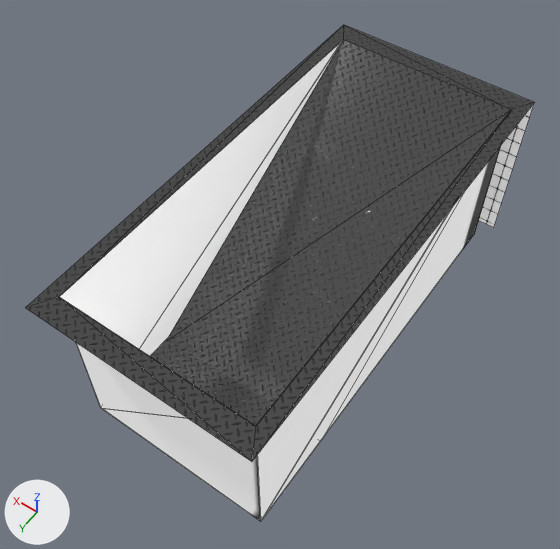
An edit to the glTF model game/Meshes/dice_box_spaceship.glb, drawn before and after from the same camera.
Both versions are drawn from a 50 mm lens placed at (-5.58, 8.74, 12.74), pointed at (0.3, 0.51, -0.19). The axes (+X, +Y, +Z) are drawn at lower left. The lights are the same throughout. Mesh edges are drawn as thin lines. Vertices at the same position are counted once.

The older version as bpy lines, for what is in view:
```python
me_cube_001 = bpy.data.meshes.new('Cube.001')
me_cube_001.from_pydata(...)  # 26 vertices, 24 faces; spans x -2.4..2.4, y -5.0..5.0, z -2.0..2.0
# faces by material slot: [14, 10]
me_cube_001.materials.append(mat_wallmaterial)
me_cube_001.materials.append(mat_slopematerial)
me_plane = bpy.data.meshes.new('Plane')
me_plane.from_pydata(...)  # 4 vertices, 2 faces; spans x -2.1..2.1, y -4.5..2.42, z -2.0..2.0
me_plane.materials.append(mat_slopematerial)
ob_boxslope_col = bpy.data.objects.new('BoxSlope-col', me_plane)
ob_boxslope_col.location = (0.0, 0.0, 0.0)
ob_dicebox_col = bpy.data.objects.new('DiceBox-col', me_cube_001)
ob_dicebox_col.location = (0.0, 0.0, 0.0)
```
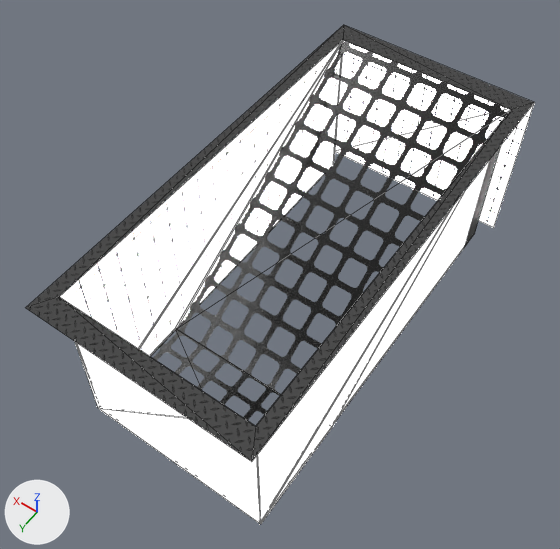
Commit message: Add metal grid floor material to spaceship env

Location of each change, (x1, y1, x2, y2) in pixels of the pictures (560 x 549 px):
'DiceBox-col', reshaped
    before: (26, 25, 535, 521)
    after: (26, 25, 535, 524)
'BoxSlope-col', recoloured, reshaped
    before: (168, 40, 511, 405)
    after: (177, 41, 508, 394)
part 1 of me_cube_001, built on
    before: (150, 338, 272, 426)
    after: (75, 204, 458, 524)
part 2 of me_cube_001, surface changed
    both: (60, 40, 343, 356)
part 3 of me_cube_001, recoloured
    before: (76, 104, 534, 521)
    after: (258, 40, 534, 458)

The change, as a diff of the scene's bpy script:
```diff
--- a/game/Meshes/dice_box_spaceship.glb.py
+++ b/game/Meshes/dice_box_spaceship.glb.py
@@ img_metal_grid_albedo @@
+img_metal_grid_albedo = load_image('metal_grid_albedo', '_unpacked/metal_grid_albedo', 2048, 2048, 'sRGB')
@@ mat_windows @@
+mat_windows = bpy.data.materials.new('Windows')
+# uses the picture img_metal_grid_albedo
@@ mat_glowtiles @@
+mat_glowtiles = bpy.data.materials.new('GlowTiles')
+# uses the picture img_lit_tiles_albedo
@@ me_cube_001 @@
 # used by ob_dicebox_col; location = (0.0, 0.0, 0.0)
-me_cube_001.from_pydata(...)  # 26 vertices, 24 faces; spans x -2.4..2.4, y -5.0..5.0, z -2.0..2.0
+me_cube_001.from_pydata(...)  # 30 vertices, 30 faces; spans x -2.4..2.4, y -5.0..5.0, z -2.0..2.0
+# me_cube_001 part 1
+# 2 faces are deleted
+# 4 vertices are added at (-2.13, 2.04, -1.95), (-2.13, 4.55, -1.95), (2.13, 2.04, -1.95), (2.13, 4.55, -1.95)
+# 6 new faces join them, mat_glowtiles
+# 2 new faces join them, mat_windows
+# me_cube_001 part 2: 6 kept faces spanning x -2.1..2.1, y -4.5..4.5, z -1.95..2.0 get new texture (UV) coordinates
+# me_cube_001 part 3: 14 faces spanning x -2.4..2.4, y -5.0..4.51, z -2.0..2.0 switch from mat_wallmaterial to mat_glowtiles
 me_cube_001.materials.append(mat_slopematerial)
+me_cube_001.materials.append(mat_windows)
@@ me_plane @@
 me_plane.from_pydata(...)  # 4 vertices, 2 faces; spans x -2.1..2.1, y -4.5..2.42, z -2.0..2.0
 # used by ob_boxslope_col; location = (0.0, 0.0, 0.0)
-me_plane.vertices[2].co = (-2.1, 2.42, -2.0)  # pixel (320, 441)
-me_plane.vertices[3].co = (2.1, 2.42, -2.0)
-me_plane.materials.append(mat_slopematerial)
+# me_plane part 4
+me_plane.vertices[2].co = (-2.1, 2.04, -1.95)  # pixel (331, 426)
+me_plane.vertices[3].co = (2.1, 2.04, -1.95)  # pixel (176, 329)
+me_plane.materials.append(mat_windows)
```
